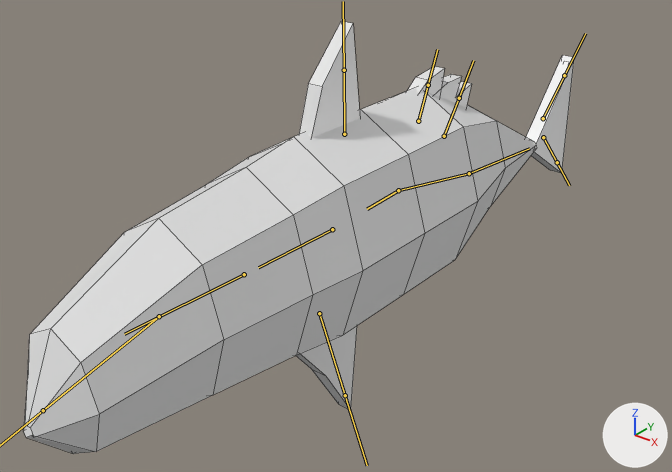
A saved change to the FBX model Assets/Models/Character/Tuna.fbx.
Before and after are seen from a camera (50 mm lens) standing at (1.41, -1.74, 1.36) and looking at (-0.06, 0.1, 0.22). Lighting does not change. The marker at lower right points along +X, +Y and +Z. The bones that bend it are drawn over the model as lines. Mesh edges are drawn as thin lines.
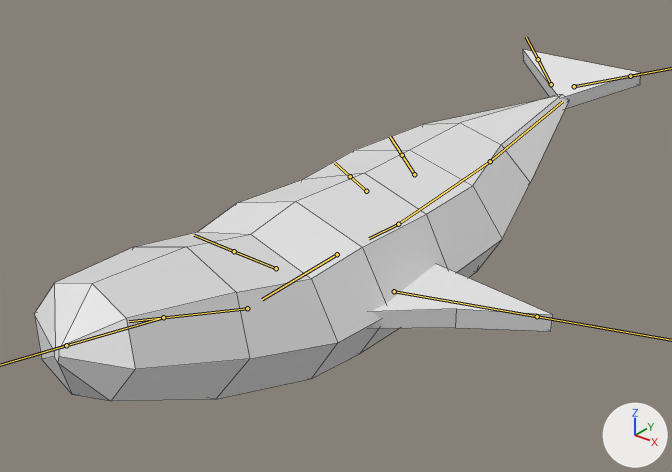
The newer file adds an action. The first version stands in its rest pose; the second is drawn at frame 31 of the action 'metarig|Death'.

The change, as JSON lines over the scene's bpy script:
```json
{"block": "bone_spine_003", "where": "bone_spine_003 = bpy.data.objects['metarig'].pose.bones['spine.003']"}
{"op": "set", "path": "bone_spine_003.location", "old": "(0.0, 0.0, 0.0)", "new": "(0.004, 0.004, 0.107)"}
{"op": "set", "path": "bone_spine_003.rotation_quaternion", "old": "(1.0, 0.0, 0.0, 0.0)", "new": "(0.712, -0.031, 0.699, -0.054)", "note": "degrees (0, 0, 0) -> degrees (-80, 83, -82)"}
{"block": "bone_spine_002", "where": "bone_spine_002 = bpy.data.objects['metarig'].pose.bones['spine.002']  # child of 'spine.003'"}
{"op": "set", "path": "bone_spine_002.rotation_quaternion", "old": "(1.0, 0.0, 0.0, 0.0)", "new": "(0.986, 0.003, 0.031, -0.163)", "note": "degrees (0, 0, 0) -> degrees (0, 4, -19)"}
{"block": "bone_spine_008", "where": "bone_spine_008 = bpy.data.objects['metarig'].pose.bones['spine.008']  # child of 'spine.003'"}
{"op": "set", "path": "bone_spine_008.rotation_quaternion", "old": "(1.0, 0.0, 0.0, 0.0)", "new": "(0.998, 0.001, -0.002, 0.063)", "note": "degrees (0, 0, 0) -> degrees (0, 0, 7)"}
{"block": "bone_spine_004", "where": "bone_spine_004 = bpy.data.objects['metarig'].pose.bones['spine.004']  # child of 'spine.008'"}
{"op": "set", "path": "bone_spine_004.rotation_quaternion", "old": "(1.0, 0.0, 0.0, 0.0)", "new": "(0.982, -0.003, 0.007, -0.189)", "note": "degrees (0, 0, 0) -> degrees (-1, 1, -22)"}
```

Changed parts and their boxes [x1, y1, x2, y2] in the pictures (672 x 472 px):
```json
{"object": "Cylinder", "change": "posed", "before": [23, 21, 574, 454], "after": [34, 49, 640, 401], "on screen": "10% wider, 19% shorter"}
{"bone": "spine.003", "before": "(398, 190) to (367, 209)", "after": "(398, 224) to (369, 238)"}
{"bone": "spine.002", "before": "(398, 190) to (469, 173)", "after": "(398, 224) to (490, 161)"}
{"bone": "spine.008", "before": "(332, 229) to (258, 267)", "after": "(337, 254) to (262, 299)"}
{"bone": "spine.004", "before": "(244, 274) to (124, 334)", "after": "(247, 308) to (129, 321)"}
```
